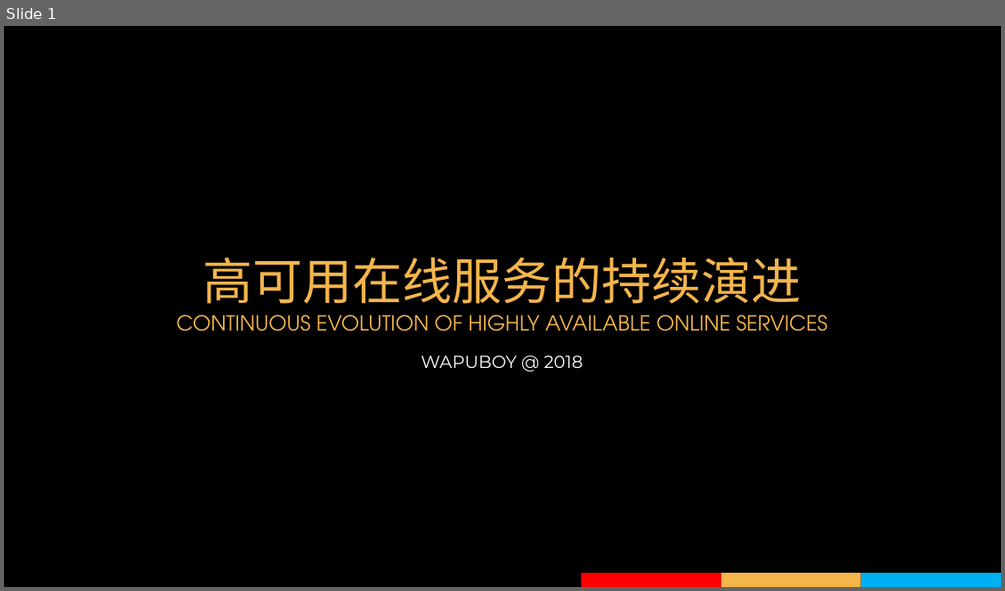
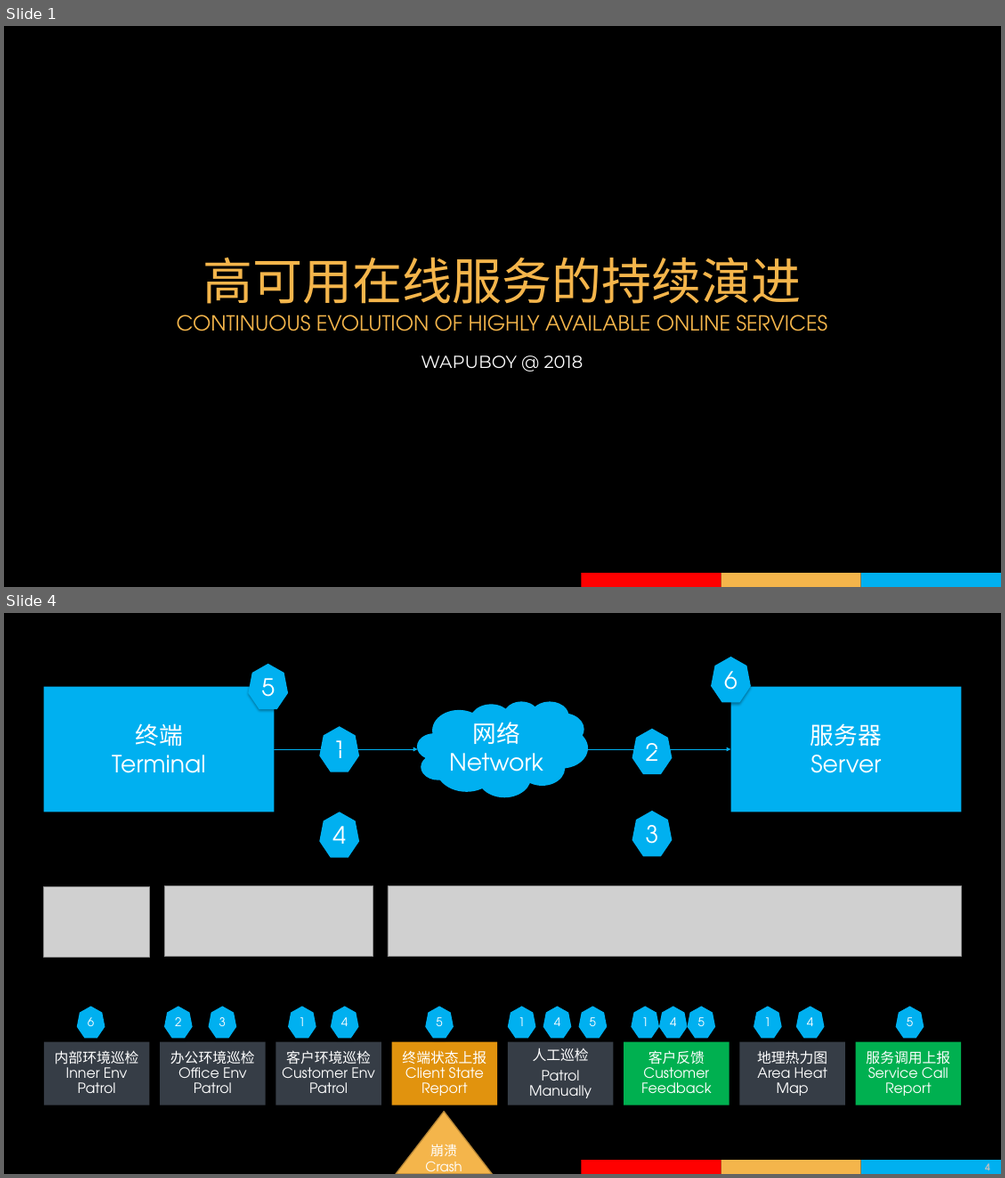
Before and after one commit to wapuboy/ha_how_to, a slide deck: 2018年回收宝高可用在线平台的持续演进.pptx. Shown one above the other, each under a label of ours: slide 1 before the commit, slides 1 and 4 after it; the slides between them are not shown. The pictures are 1005x591 and 1005x1178 pixels, drawn with LibreOffice and Linux fonts; fonts in the diff are those of the drawing; grey boxes stand for pictures; background and template pictures are left out. Boxes give left, top, right and bottom in pixels: in the first picture for what was removed or moved away, otherwise in the second. Text is boxed around its words. In the diff, an @@ line names an element or a change of style, - is before the commit and + after.

```diff
--- a/2018年回收宝高可用在线平台的持续演进.pptx
+++ b/2018年回收宝高可用在线平台的持续演进.pptx
@@ slide 4 added at box(4, 613, 1001, 1174), background picture (left out); not listed: 3 template elements that a slide beside it also shows @@
@@ group added at box(43, 657, 962, 858): 6 heptagons, 2 rectangles, 2 arrows, 1 cloud @@
+终端
+Terminal
+服务器
+Server
+网络
+Network
+1
+2
+3
+4
+5
+6
@@ picture added at box(43, 886, 150, 957) @@
@@ picture added at box(164, 886, 373, 957) @@
@@ picture added at box(388, 886, 961, 957) @@
@@ heptagon added at box(77, 1006, 105, 1038), fill #00B0F0, 16 pt, text #FFFFFF @@
+6
@@ heptagon added at box(164, 1006, 193, 1038), fill #00B0F0, 16 pt, text #FFFFFF @@
+2
@@ heptagon added at box(209, 1006, 237, 1038), fill #00B0F0, 16 pt, text #FFFFFF @@
+3
@@ heptagon added at box(288, 1006, 316, 1038), fill #00B0F0, 16 pt, text #FFFFFF @@
+1
@@ heptagon added at box(331, 1006, 358, 1038), fill #00B0F0, 16 pt, text #FFFFFF @@
+4
@@ heptagon added at box(425, 1006, 453, 1038), fill #00B0F0, 16 pt, text #FFFFFF @@
+5
@@ heptagon added at box(508, 1006, 535, 1038), fill #00B0F0, 16 pt, text #FFFFFF @@
+1
@@ heptagon added at box(543, 1006, 572, 1038), fill #00B0F0, 16 pt, text #FFFFFF @@
+4
@@ heptagon added at box(578, 1006, 607, 1038), fill #00B0F0, 16 pt, text #FFFFFF @@
+5
@@ heptagon added at box(631, 1006, 659, 1038), fill #00B0F0, 16 pt, text #FFFFFF @@
+1
@@ heptagon added at box(659, 1006, 688, 1038), fill #00B0F0, 16 pt, text #FFFFFF @@
+4
@@ heptagon added at box(687, 1006, 715, 1038), fill #00B0F0, 16 pt, text #FFFFFF @@
+5
@@ heptagon added at box(753, 1006, 781, 1038), fill #00B0F0, 16 pt, text #FFFFFF @@
+1
@@ heptagon added at box(796, 1006, 824, 1038), fill #00B0F0, 16 pt, text #FFFFFF @@
+4
@@ heptagon added at box(895, 1006, 923, 1038), fill #00B0F0, 16 pt, text #FFFFFF @@
+5
@@ group added at box(44, 1042, 960, 1105): 8 rectangles, 8 texts @@
+内部环境巡检Inner Env Patrol
+办公环境巡检Office Env Patrol
+客户环境巡检Customer Env Patrol
+终端状态上报Client State Report
+人工巡检
+Patrol Manually
+客户反馈Customer Feedback
+地理热力图Area Heat Map
+服务调用上报Service Call Report
@@ triangle added at box(396, 1111, 492, 1174), fill #F4B54B, outline #B58637 1.5 pt, 18 pt, text #FFFFFF @@
+崩溃
+Crash
@@ page number added at box(985, 1163, 990, 1170), 12.6 pt, text #BFBFBF, bold @@
+4
```
Also in this commit, not shown: 3 slides changed, 5 other slides added.
